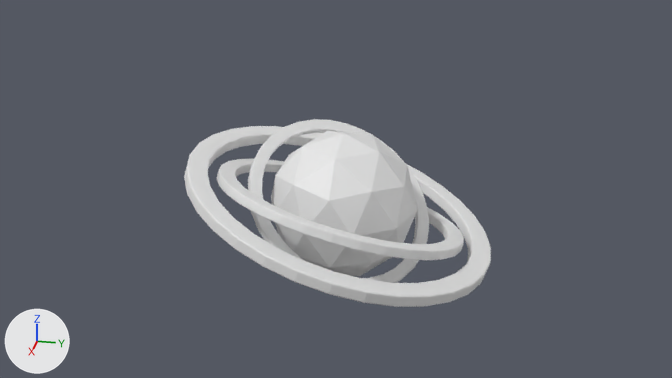
Two versions of the Blender file 00_demo/working/01_scene_planet/scene.blend, one commit apart.
Camera for both pictures: the file's camera 'Camera'. Every picture has the same lights, and +X, +Y and +Z are marked at lower left. The picture after the commit comes second.

Before the edit, the objects in view are built like this:
```python
ob_circle = bpy.data.objects.new('Circle', me_circle)
ob_circle.location = (0.03, -0.01, 0.11)
ob_circle.rotation_euler = (-0.606, 0.359, -0.239)  # degrees (-35, 21, -14)
ob_circle.scale = (2.54, 2.54, 2.54)
ob_circle_003 = bpy.data.objects.new('Circle.003', me_circle_003)
ob_circle_003.location = (0.03, -0.01, 0.11)
ob_circle_003.rotation_euler = (-0.22, -0.265, -0.057)  # degrees (-13, -15, -3.3)
ob_circle_003.scale = (3.3, 3.3, 3.3)
ob_circle_004 = bpy.data.objects.new('Circle.004', me_circle_004)
ob_circle_004.location = (0.03, -0.01, 0.11)
ob_circle_004.rotation_euler = (-0.304, -0.041, -0.0373)  # degrees (-17, -2.3, -2.1)
ob_circle_004.scale = (4.12, 4.12, 4.12)
ob_icosphere = bpy.data.objects.new('Icosphere', me_icosphere)
ob_icosphere.location = (0.0, 0.0, 0.0)
ob_icosphere.scale = (2.54, 2.54, 2.54)
```
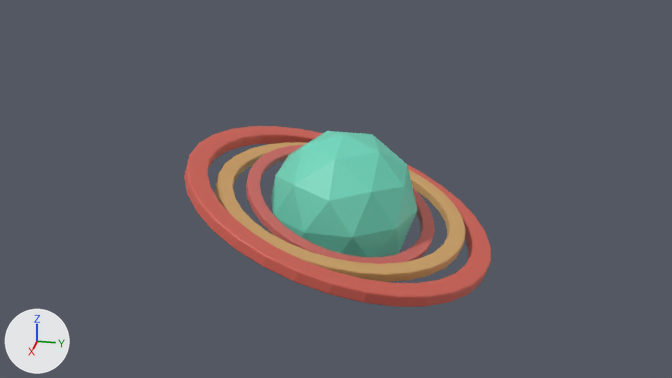
Diff of the bpy script that builds the scene:
```diff
--- a/00_demo/working/01_scene_planet/scene.blend.py
+++ b/00_demo/working/01_scene_planet/scene.blend.py
@@ mat_material_004 @@
+mat_material_004 = principled_material('Material.004')
+mat_material_004.base_color = (0.658, 0.12, 0.0887)  # red #d46154
@@ mat_material_003 @@
+mat_material_003 = principled_material('Material.003')
+mat_material_003.base_color = (0.631, 0.361, 0.133)  # orange #d0a266
@@ mat_material_002 @@
+mat_material_002 = principled_material('Material.002')
+mat_material_002.base_color = (0.622, 0.14, 0.123)  # red #cf6962
@@ mat_material_001 @@
+mat_material_001 = principled_material('Material.001')
+mat_material_001.base_color = (0.159, 0.687, 0.509)  # green #6fd8bd
@@ me_icosphere @@
 me_icosphere.from_pydata(...)  # 42 vertices, 80 faces; spans x -0.95..0.95, y -1.0..1.0, z -1.0..1.0
+me_icosphere.materials.append(mat_material_001)  # green #6fd8bd
@@ me_circle @@
 me_circle.from_pydata(...)  # 64 vertices, 32 faces; spans x -1.3..1.3, y -1.3..1.3, z 0.0
+me_circle.materials.append(mat_material_002)  # red #cf6962
@@ me_circle_003 @@
 me_circle_003.from_pydata(...)  # 64 vertices, 32 faces; spans x -1.3..1.3, y -1.3..1.3, z 0.0
+me_circle_003.materials.append(mat_material_003)  # orange #d0a266
@@ me_circle_004 @@
 me_circle_004.from_pydata(...)  # 64 vertices, 32 faces; spans x -1.3..1.3, y -1.3..1.3, z 0.0
+me_circle_004.materials.append(mat_material_004)  # red #d46154
@@ ob_circle @@
 ob_circle.location = (0.03, -0.01, 0.11)
-ob_circle.rotation_euler = (-0.606, 0.359, -0.239)  # degrees (-35, 21, -14)
+ob_circle.rotation_euler = (-0.309, 0.132, 0.0753)  # degrees (-18, 7.6, 4.3)
 ob_circle.scale = (2.54, 2.54, 2.54)
@@ ob_circle_003 @@
 ob_circle_003.location = (0.03, -0.01, 0.11)
-ob_circle_003.rotation_euler = (-0.22, -0.265, -0.057)  # degrees (-13, -15, -3.3)
+ob_circle_003.rotation_euler = (-0.22, 0.000223, -0.057)  # degrees (-13, 0, -3.3)
 ob_circle_003.scale = (3.3, 3.3, 3.3)
```

Location of each change, (x1, y1, x2, y2) in pixels of the pictures (672 x 378 px):
'Icosphere', recoloured (white to green)
    both: (271, 131, 417, 257)
'Circle.004', recoloured (white to red)
    both: (184, 126, 491, 307)
'Circle.003', recoloured, turned
    before: (217, 159, 464, 260)
    after: (215, 142, 466, 282)
'Circle', recoloured, turned
    before: (248, 119, 429, 283)
    after: (246, 145, 435, 264)
